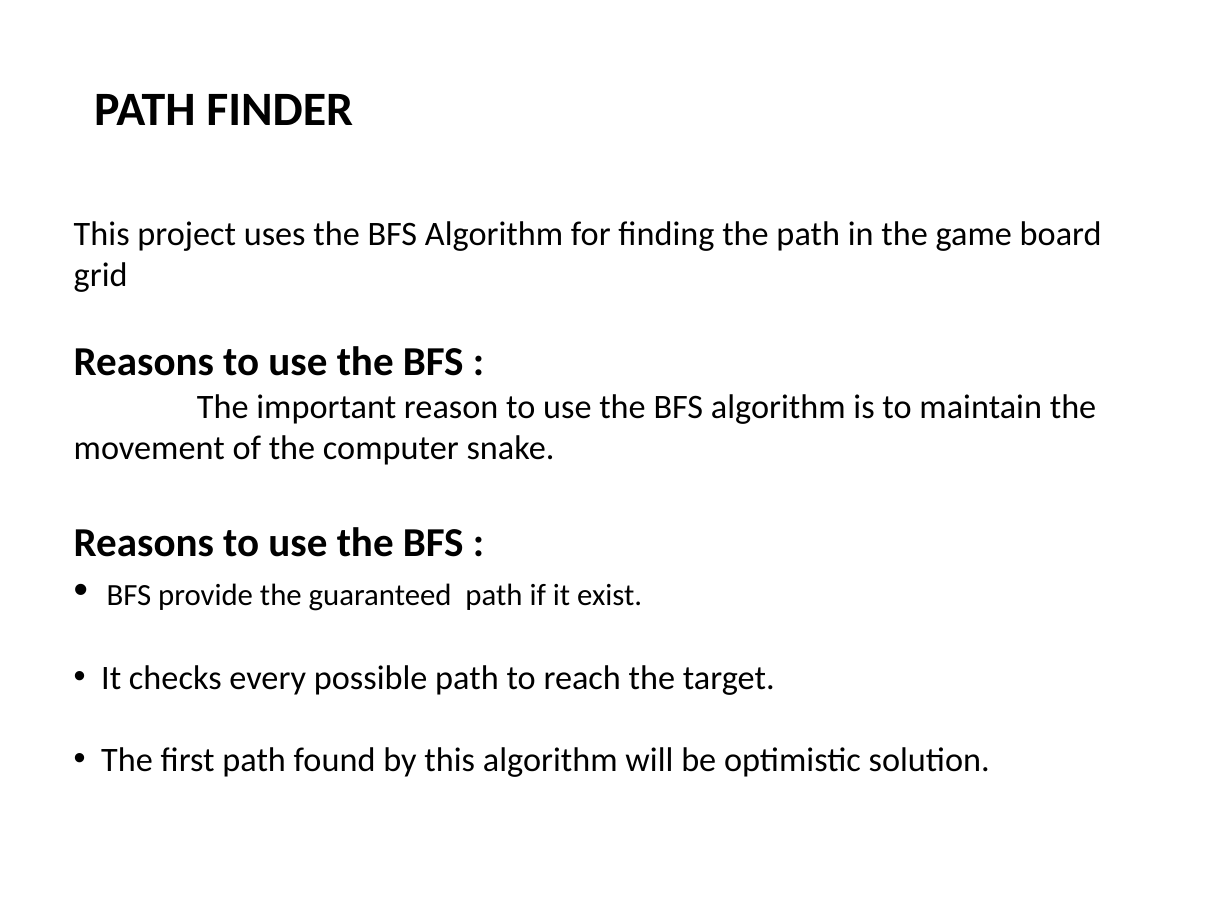
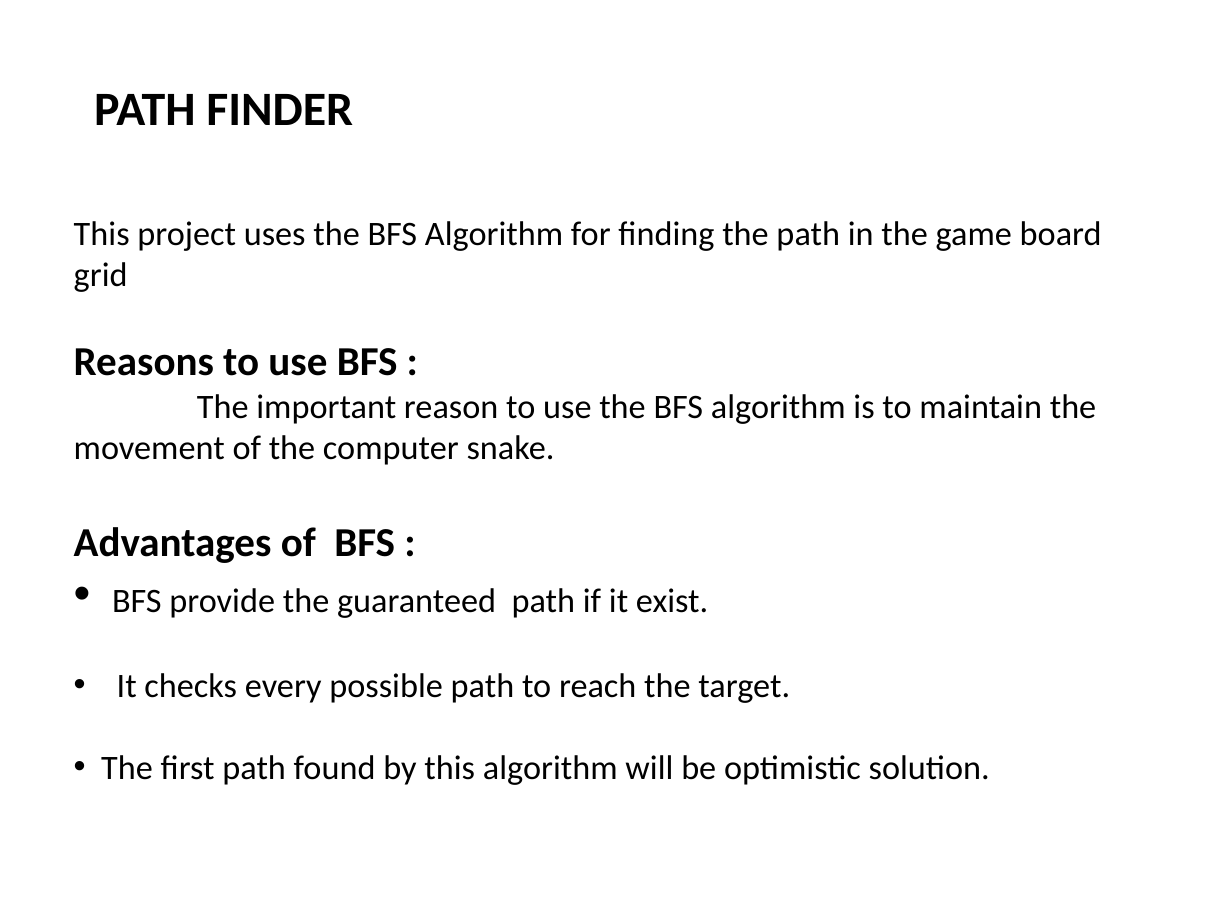
Before and after one commit to Greeny6092/Mini-Project-sem7-, a slide deck: slide 11 of presentation/AI BASED MULTIPLAYER SNAKE GAME(mini project).pptx. Drawn at 1232x924 pixels with LibreOffice and Linux fonts; fonts in the diff are those of the drawing. Boxes give left, top, right and bottom in pixels: in the first picture for what was removed or moved away, otherwise in the second. Text is boxed around its words. In the diff, an @@ line names an element or a change of style, - is before the commit and + after.

```diff
--- a/presentation/AI BASED MULTIPLAYER SNAKE GAME(mini project).pptx
+++ b/presentation/AI BASED MULTIPLAYER SNAKE GAME(mini project).pptx
@@ text at box(74, 348, 398, 376): text changed @@
-Reasons to use the BFS :
+Reasons to use BFS :
@@ text at box(74, 527, 395, 563): text changed @@
-Reasons to use the BFS :
+Advantages of BFS :
@@ text at box(112, 588, 708, 618): size 18 to 20 pt in "BFS provide the guaranteed path if it ..." @@
```
Also in this commit, not shown: 10 other slides changed, 2 other files.
